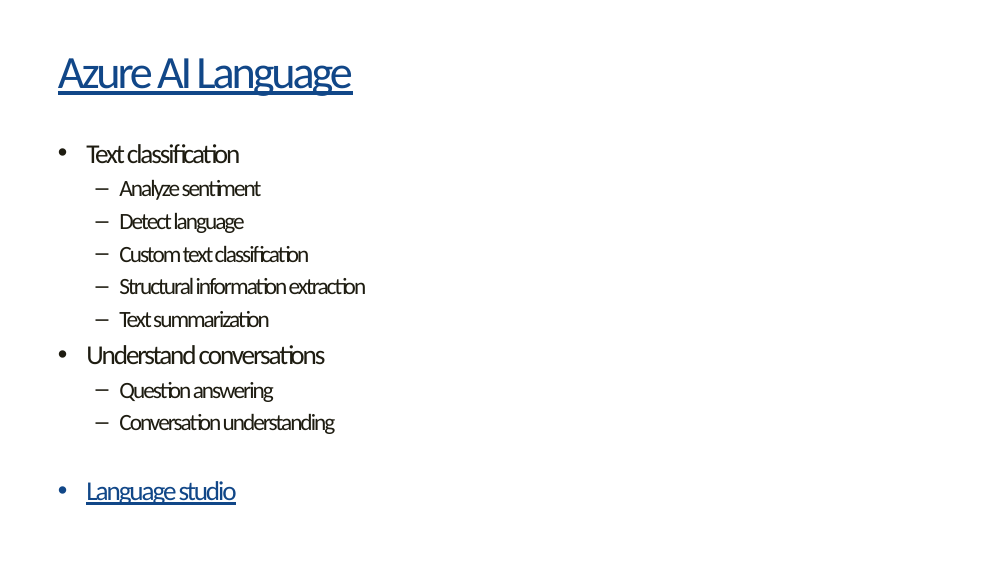
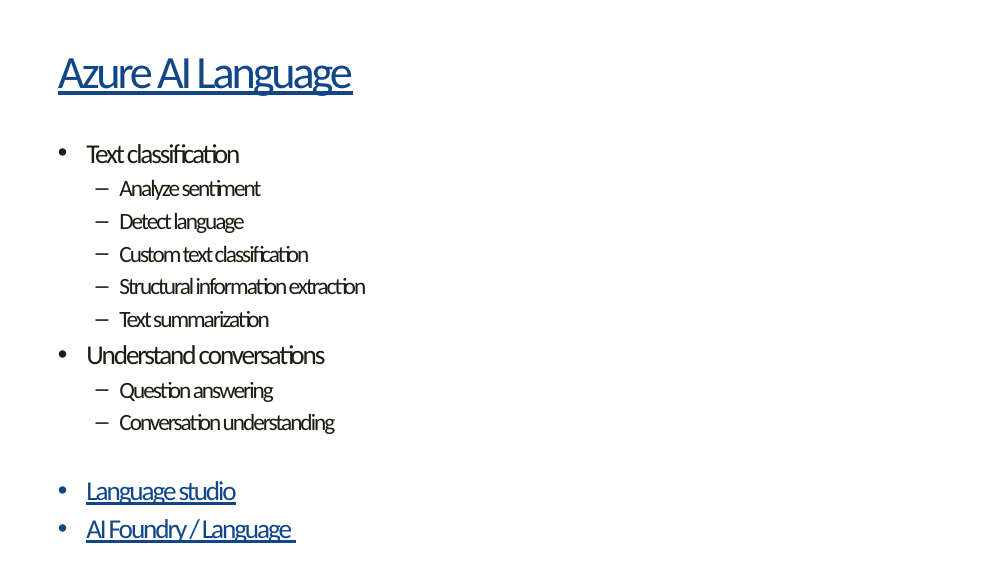
Before and after one commit to havit/CloudApplicationsDevelopment, a slide deck: slide 6 of Lab8-CognitiveServices/Cognitive-services.pptx. Drawn at 1008x567 pixels with LibreOffice and Linux fonts; fonts in the diff are those of the drawing; background and template pictures are left out. Boxes give left, top, right and bottom in pixels: in the first picture for what was removed or moved away, otherwise in the second. Text is boxed around its words. In the diff, an @@ line names an element or a change of style, - is before the commit and + after.

```diff
--- a/Lab8-CognitiveServices/Cognitive-services.pptx
+++ b/Lab8-CognitiveServices/Cognitive-services.pptx
@@ text at bbox=[86, 519, 292, 543]: paragraph added @@
+• AI Foundry / Language
```
Also in this commit, not shown: 3 other slides changed, 6 other files.
